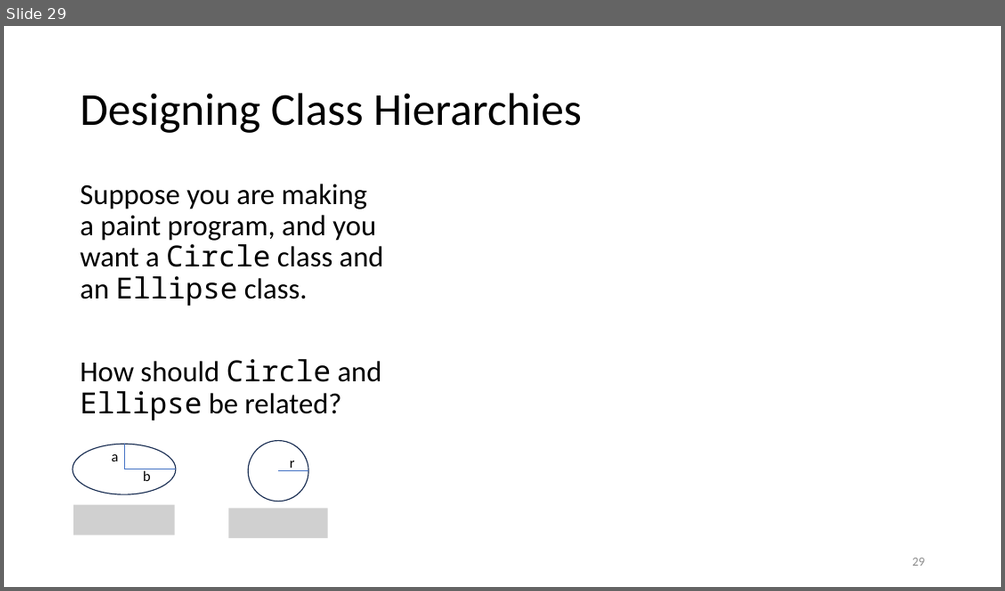
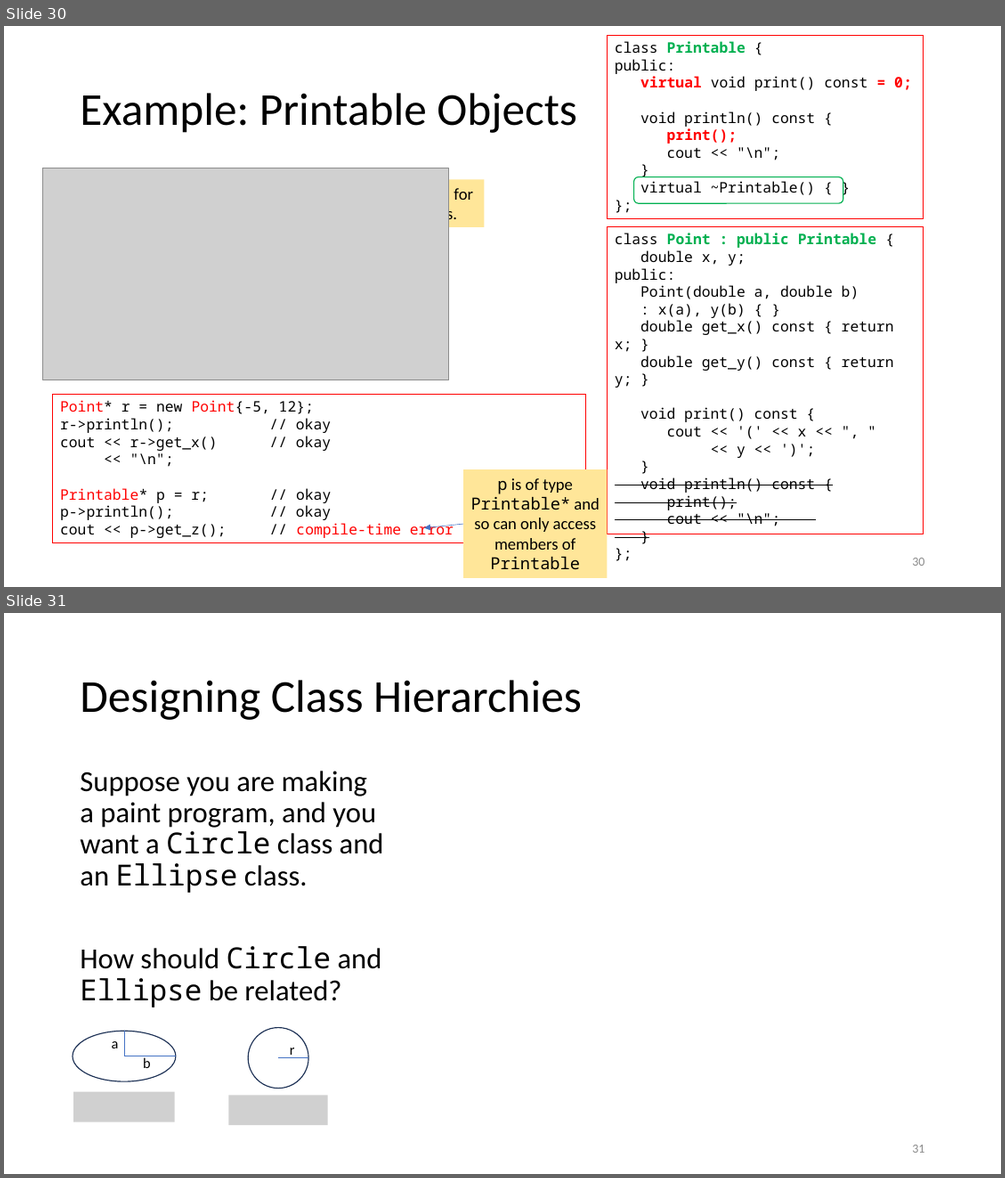
Before and after one commit to tjd1234/cmpt135spring2024, a slide deck: sample_code/week6/week6_cmpt135.pptx. Shown one above the other, each under a label of ours: slide 29 before the commit, slides 30 and 31 after it. The pictures are 1005x591 and 1005x1178 pixels, drawn with LibreOffice and Linux fonts; fonts in the diff are those of the drawing; grey boxes stand for pictures. Boxes give left, top, right and bottom in pixels: in the first picture for what was removed or moved away, otherwise in the second. Text is boxed around its words. In the diff, an @@ line names an element or a change of style, - is before the commit and + after.

```diff
--- a/sample_code/week6/week6_cmpt135.pptx
+++ b/sample_code/week6/week6_cmpt135.pptx
@@ slide 30 added at (4, 26, 1001, 587), background #FFFFFF @@
@@ rectangle added at (607, 35, 923, 219), outline #FF0000 0.75 pt, 14 pt, text #000000 @@
+class Printable {
+public:
+virtual void print() const = 0;
+void println() const {
+print();
+cout << "\n";
+}
+virtual ~Printable() { }
+};
@@ title added at (80, 93, 577, 133), 44 pt, text #000000 @@
+Example: Printable Objects
@@ picture added at (43, 168, 449, 379) @@
@@ text added at (396, 185, 473, 224), 16 pt, text #000000 @@
+The class diagram for the final classes.
@@ rounded rectangle added at (633, 177, 843, 203), outline #00B050 1 pt @@
@@ rectangle added at (607, 226, 923, 534), outline #FF0000 0.75 pt, 14 pt, text #000000 @@
+class Point : public Printable {
+double x, y;
+public:
+Point(double a, double b)
+: x(a), y(b) { }
+double get_x() const { return x; }
+double get_y() const { return y; }
+void print() const {
+cout << '(' << x << ", "
+<< y << ')';
+}
+void println() const {
+print();
+cout << "\n";
+}
+};
@@ rectangle added at (53, 394, 585, 543), outline #FF0000 0.75 pt, 14 pt, text #000000 @@
+Point* r = new Point{-5, 12};
+r->println(); // okay
+cout << r->get_x() // okay
+<< "\n";
+Printable* p = r; // okay
+p->println(); // okay
+cout << p->get_z(); // compile-time error
@@ rectangle added at (463, 469, 607, 578), fill #FFE699, 16 pt, text #000000 @@
+p is of type Printable* and so can only access members of Printable
@@ arrow added from (463, 524) to (424, 528), #4472C4 0.5 pt @@
@@ page number added at (912, 557, 924, 565), 12 pt, text #8C8C8C @@
+30
@@ what was slide 29 is now slide 31 @@
@@ page number at (912, 1144, 924, 1152): text changed @@
-29
+31
```
Also in this commit, not shown: 1 other slide added.
